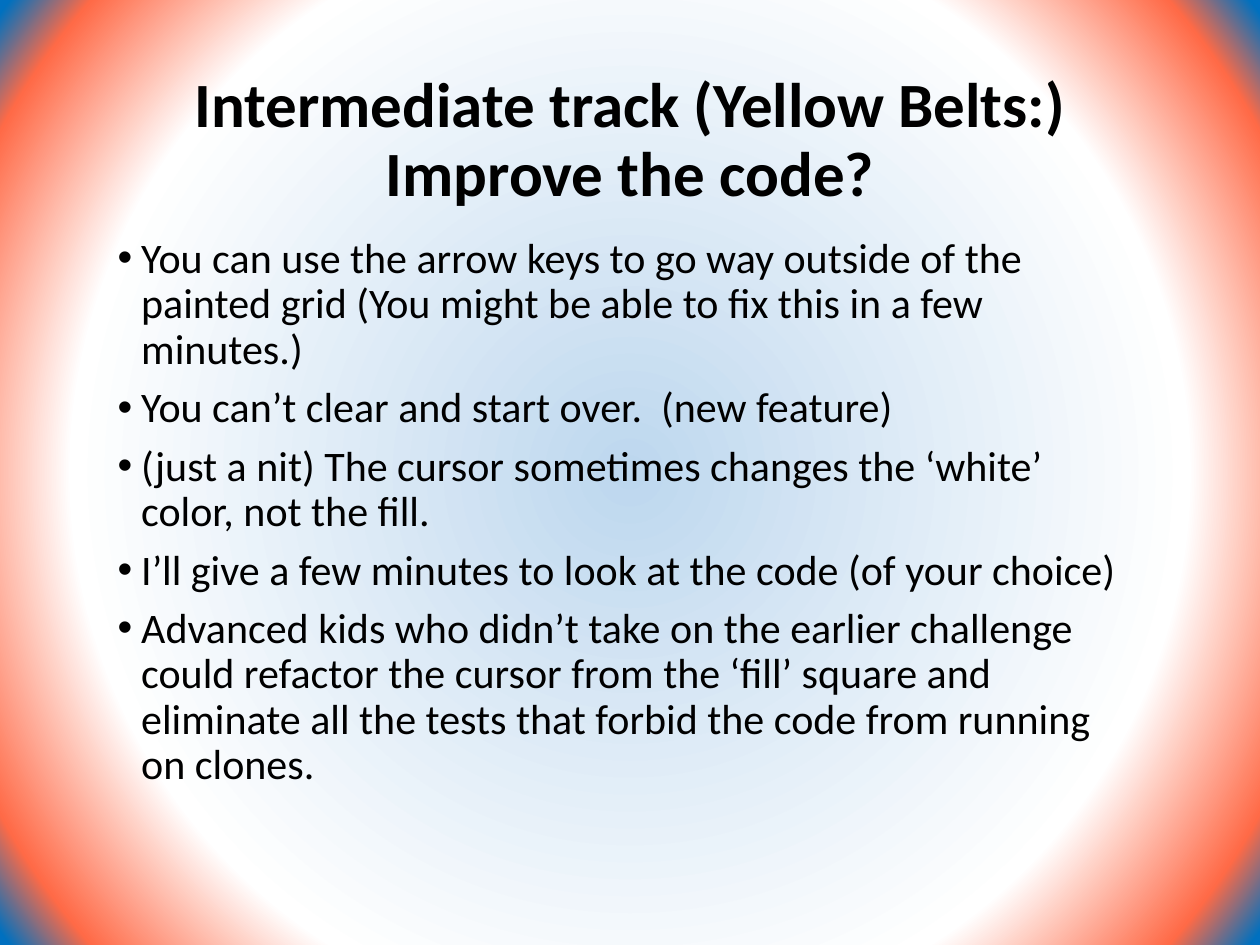
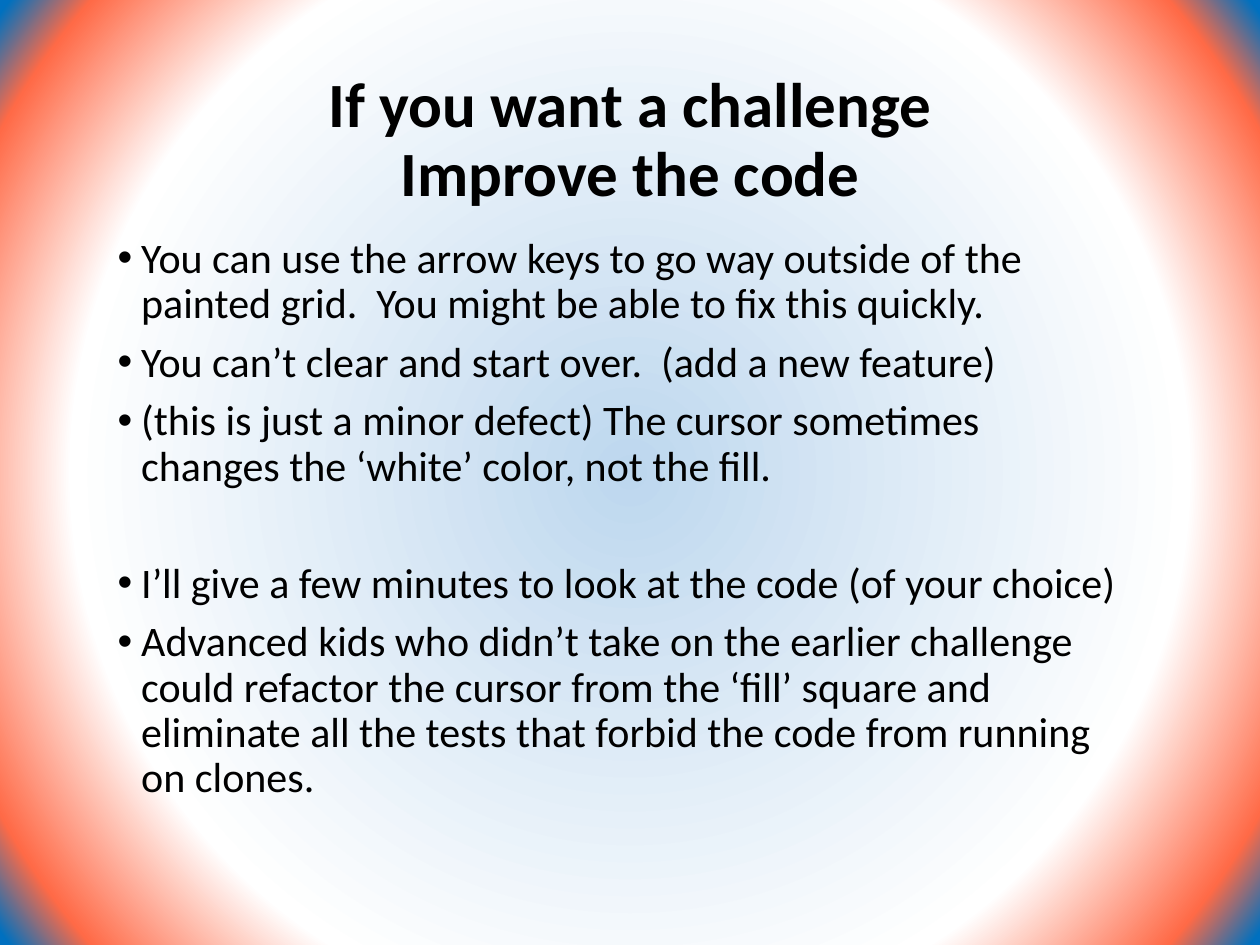
Before and after one commit to CoderDojoSV/scratch-series, a slide deck: slide 9 of Beyond Scratch Basics week2.pptx. Drawn at 1260x945 pixels with LibreOffice and Linux fonts; fonts in the diff are those of the drawing. Boxes give left, top, right and bottom in pixels: in the first picture for what was removed or moved away, otherwise in the second. Text is boxed around its words. In the diff, an @@ line names an element or a change of style, - is before the commit and + after.

Commit message:
improvements

```diff
--- a/Beyond Scratch Basics week2.pptx
+++ b/Beyond Scratch Basics week2.pptx
@@ title at [329, 82, 931, 206]: text changed @@
-Intermediate track (Yellow Belts:)
-Improve the code?
+If you want a challenge
+Improve the code
@@ text at [141, 243, 1022, 489]: text changed @@
-• You can use the arrow keys to go way outside of the painted grid (You might be able to fix this in a few minutes.)
-• You can’t clear and start over. (new feature)
-• (just a nit) The cursor sometimes changes the ‘white’ color, not the fill.
+• You can use the arrow keys to go way outside of the painted grid. You might be able to fix this quickly.
+• You can’t clear and start over. (add a new feature)
+• (this is just a minor defect) The cursor sometimes changes the ‘white’ color, not the fill.
```
Also in this commit, not shown: 6 other slides changed.
